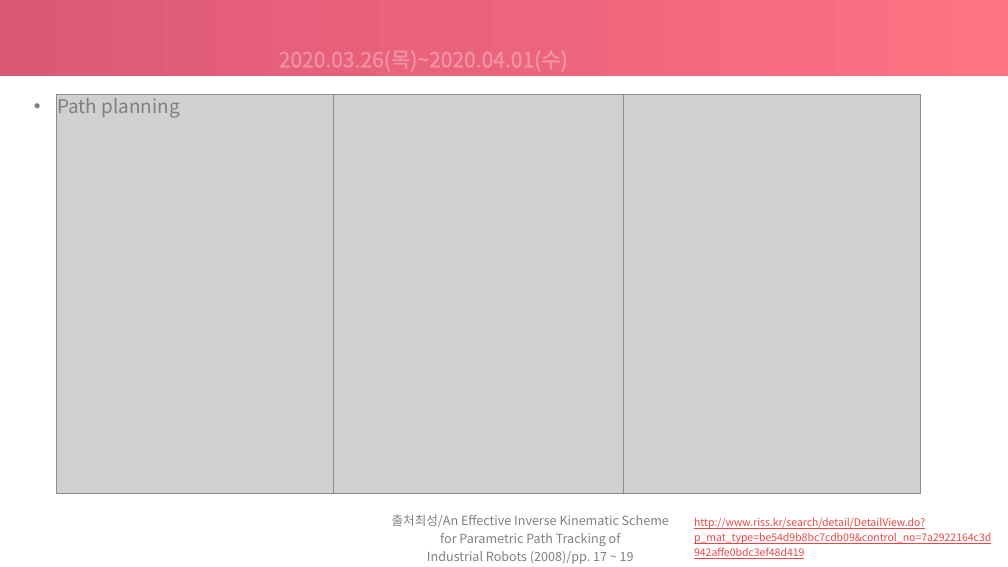
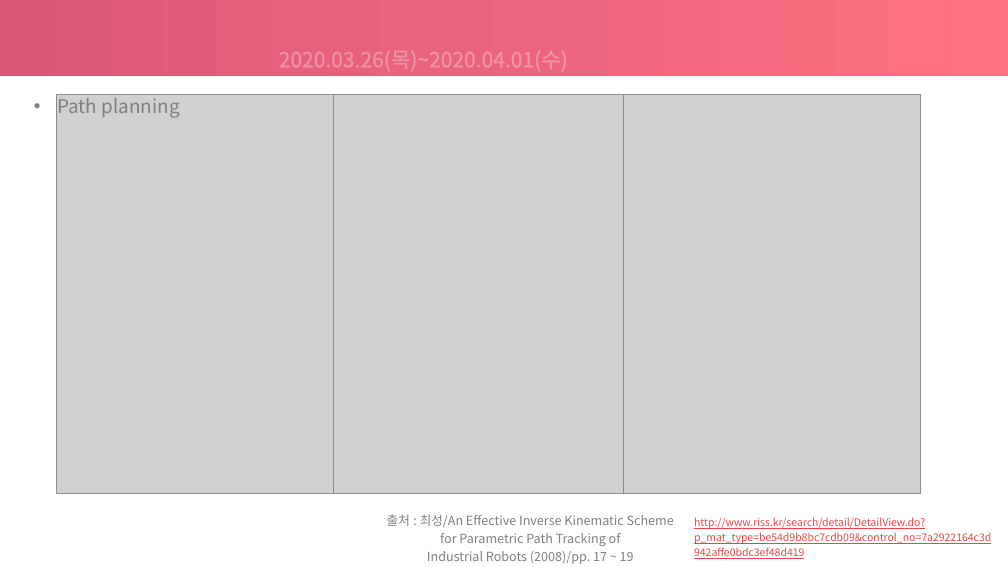
Before and after one commit to choeunyoung0208/silverzerowaterkite, a slide deck: slide 8 of 200402/2020.04.02.pptx (slide 7 before the commit). Drawn at 1008x567 pixels with LibreOffice and Linux fonts; fonts in the diff are those of the drawing; grey boxes stand for pictures. Boxes give left, top, right and bottom in pixels: in the first picture for what was removed or moved away, otherwise in the second. Text is boxed around its words. In the diff, an @@ line names an element or a change of style, - is before the commit and + after.

```diff
--- a/200402/2020.04.02.pptx
+++ b/200402/2020.04.02.pptx
@@ text at (387, 514, 674, 527): text changed @@
-출처최성/An Effective Inverse Kinematic Scheme
+출처 : 최성/An Effective Inverse Kinematic Scheme
```
Also in this commit, not shown: 1 other slide changed, 1 slide added.
